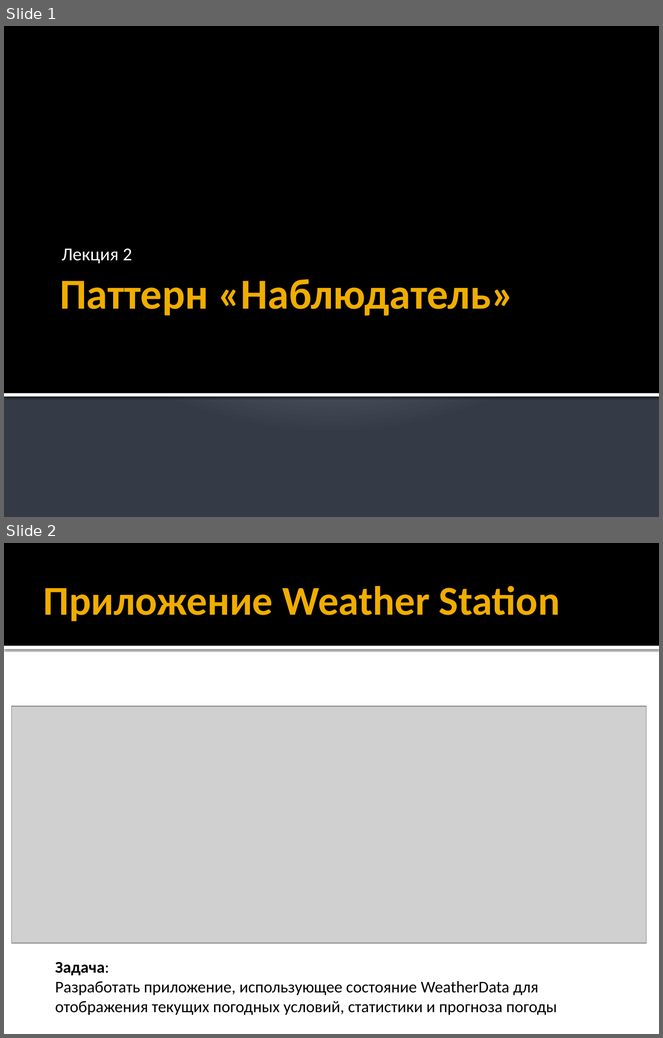
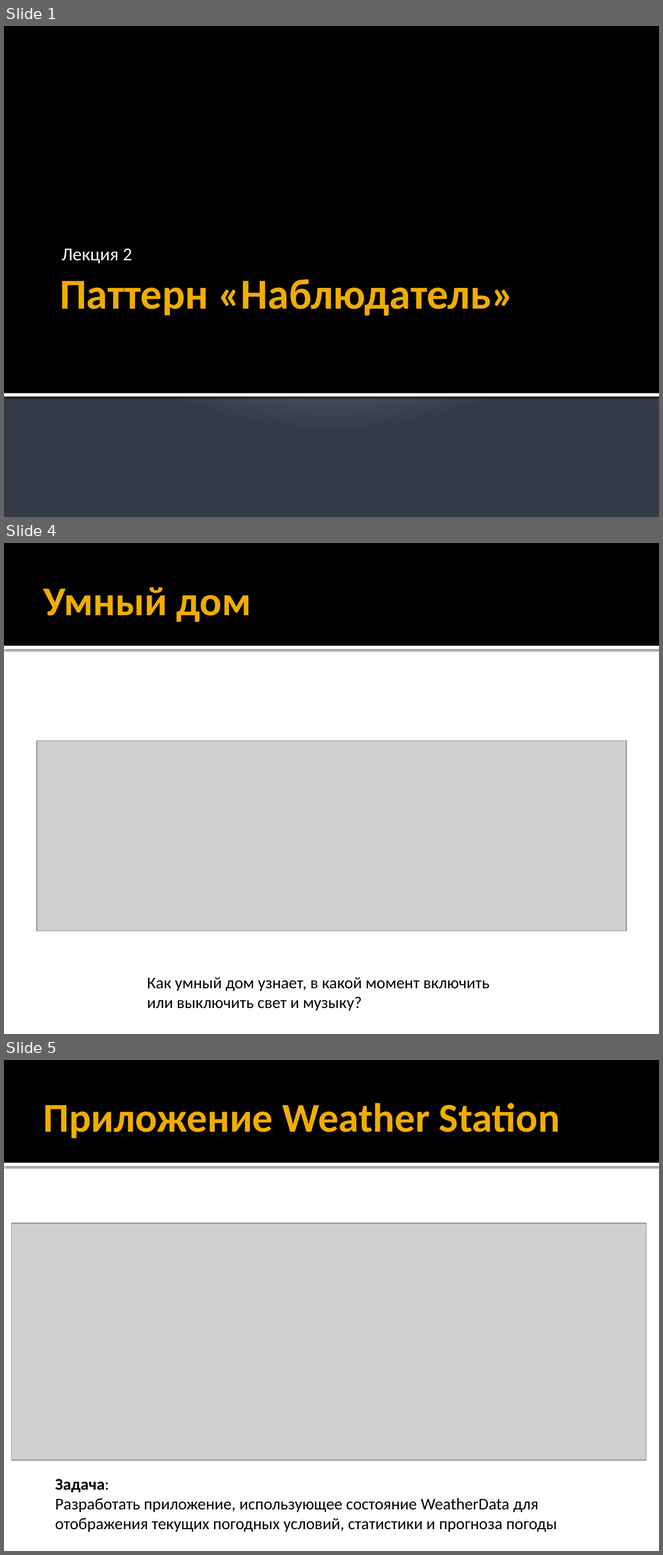
Before and after one commit to alexey-malov/ood, a slide deck: lectures/02.observer/observer.pptx. Shown one above the other, each under a label of ours: slides 1 and 2 before the commit, slides 1, 4 and 5 after it; the slides between them are not shown. The pictures are 663x1038 and 663x1555 pixels, drawn with LibreOffice and Linux fonts; fonts in the diff are those of the drawing; grey boxes stand for pictures. Boxes give left, top, right and bottom in pixels: in the first picture for what was removed or moved away, otherwise in the second. Text is boxed around its words. In the diff, an @@ line names an element or a change of style, - is before the commit and + after.

```diff
--- a/lectures/02.observer/observer.pptx
+++ b/lectures/02.observer/observer.pptx
@@ slide 4 added at (x1=4, y1=543, x2=659, y2=1034), background #FFFFFF; not listed: 2 template elements that a slide beside it also shows @@
@@ title added at (x1=44, y1=587, x2=252, y2=622), 45 pt, text #F0AD00, bold @@
+Умный дом
@@ picture added at (x1=37, y1=741, x2=626, y2=931) @@
@@ text added at (x1=147, y1=977, x2=490, y2=1011), 18 pt, text #000000 @@
+Как умный дом узнает, в какой момент включить или выключить свет и музыку?
@@ what was slide 2 is now slide 5 @@
```
Also in this commit, not shown: 2 other slides added, 9 other files.
